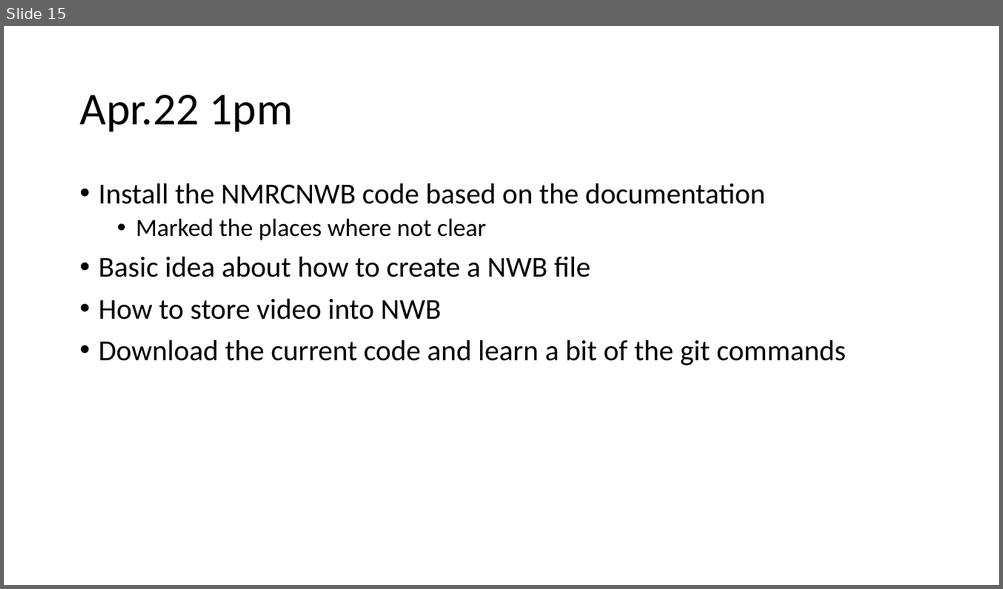
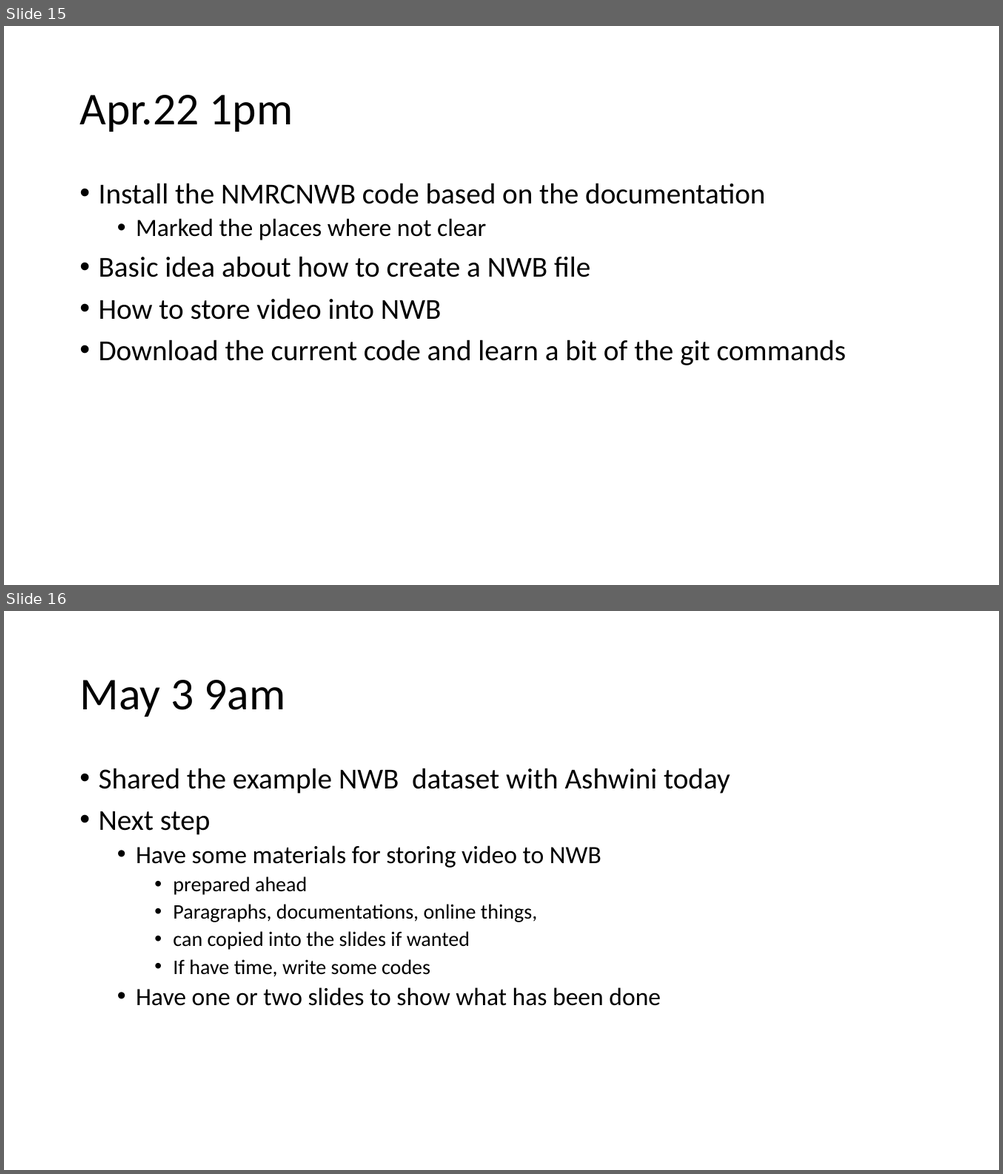
Before and after one commit to yangll0620/NMRCNWBStandardization, a slide deck: NWBUnderstanding.pptx. Shown one above the other, each under a label of ours: slide 15 before the commit, slides 15 and 16 after it. The pictures are 1003x589 and 1003x1174 pixels, drawn with LibreOffice and Linux fonts; fonts in the diff are those of the drawing. Boxes give left, top, right and bottom in pixels: in the first picture for what was removed or moved away, otherwise in the second. Text is boxed around its words. In the diff, an @@ line names an element or a change of style, - is before the commit and + after.

Commit message:
meeting May 3

```diff
--- a/NWBUnderstanding.pptx
+++ b/NWBUnderstanding.pptx
@@ slide 16 added at bbox=[4, 611, 999, 1170], background #FFFFFF @@
@@ title added at bbox=[79, 680, 285, 717], 44 pt, text #000000 @@
+May 3 9am
@@ text added at bbox=[99, 768, 730, 1006], 20 pt, text #000000 @@
+• Shared the example NWB dataset with Ashwini today
+• Next step
+  • Have some materials for storing video to NWB
+    • prepared ahead
+    • Paragraphs, documentations, online things,
+    • can copied into the slides if wanted
+    • If have time, write some codes
+  • Have one or two slides to show what has been done
```
